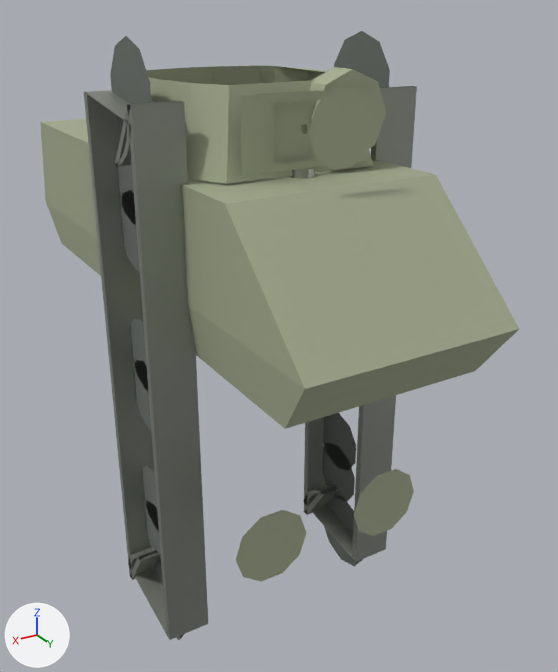
What one commit did to the glTF model assets/art001/m4a3_pilot/m4a3_1k.glb.
Rendered twice from a 50 mm camera at (3.4, 6.63, 3.2) aimed at (-0.45, 0.22, -0.01). Lighting does not change. The marker at lower left points along +X, +Y and +Z. The older version comes first. Where no turn or scale is listed for an object, it has been applied to the vertices. Vertices at exactly the same position are counted once.

Objects in the first picture: 'LOW_barrel_Shell', 'LOW_gun_Tube', 'LOW_hull_Hatches', 'LOW_hull_Shell', 'LOW_tracks', 'LOW_turret_Cupola', 'LOW_turret_Shell', 'LOW_wheels'.
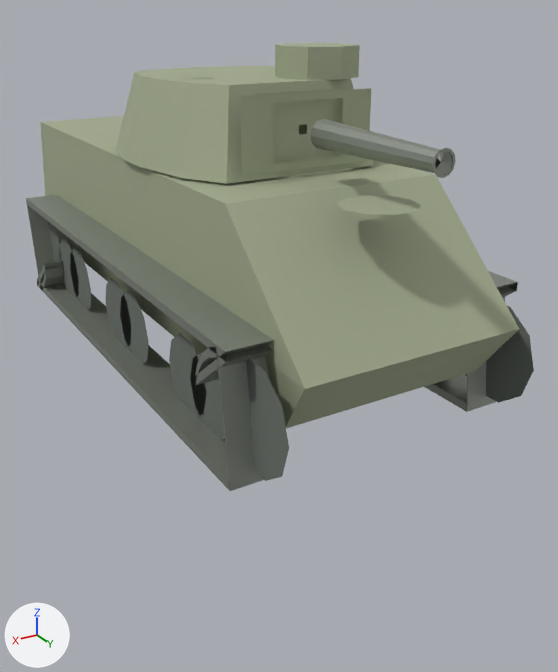
Boxes (x1, y1, x2, y2) around the edits, measured in the pictures (558 x 672 px; the box of a moved part takes in the faces that stretch with it):
'LOW_tracks', reshaped (48% wider, 46% shorter)
    before: (84, 86, 417, 640)
    after: (26, 195, 518, 491)
'LOW_wheels', reshaped (mostly hidden)
    before: (110, 31, 390, 640)
    after: (48, 222, 534, 481)
'LOW_turret_Shell', reshaped
    before: (146, 66, 373, 184)
    after: (116, 66, 373, 184)
'LOW_hull_Hatches', moved, turned
    before: (236, 88, 414, 582)
    after: (87, 145, 422, 215)
'LOW_turret_Cupola', reshaped
    before: (300, 67, 386, 149)
    after: (180, 43, 360, 80)
'LOW_gun_Tube', moved, turned (mostly hidden before)
    before: (288, 167, 315, 179)
    after: (310, 119, 456, 178)
part 5 of me_low_turret_cupola, moved or reshaped
    before: (300, 67, 386, 149)
    after: (275, 43, 360, 80)
part 6 of me_low_turret_cupola, moved or reshaped (not visible before)
    after: (180, 75, 213, 78)

Patch to the scene script:
```diff
--- a/assets/art001/m4a3_pilot/m4a3_1k.glb.py
+++ b/assets/art001/m4a3_pilot/m4a3_1k.glb.py
@@ me_low_hull_hatches @@
-me_low_hull_hatches.from_pydata(...)  # 30 vertices, 24 faces; spans x -0.98..0.98, y 1.88, z -1.5..2.64
+me_low_hull_hatches.from_pydata(...)  # 30 vertices, 24 faces; spans x -0.98..0.98, y -1.5..2.64, z 1.88
+# me_low_hull_hatches part 1: the whole mesh is turned -90 degrees about the x axis through its middle, then moved by (0.0, -1.32, 1.32)
 me_low_hull_hatches.materials.append(mat_art001_olive)
@@ me_low_tracks @@
-me_low_tracks.from_pydata(...)  # 208 vertices, 416 faces; spans x -1.33..1.33, y 0.02..1.12, z -2.52..2.52
+me_low_tracks.from_pydata(...)  # 208 vertices, 416 faces; spans x -1.33..1.33, y -2.52..2.52, z 0.02..1.12
+# me_low_tracks part 2: the whole mesh is multiplied about the mesh origin by the matrix ((1.0, 0.0, 0.0), (0.0, 0.0, 1.0), (0.0, 1.0, 0.0))
 me_low_tracks.materials.append(mat_art001_steel)
@@ me_low_wheels @@
-me_low_wheels.from_pydata(...)  # 196 vertices, 152 faces; spans x -1.12..1.12, y 0.07..1.08, z -2.97..2.97
+me_low_wheels.from_pydata(...)  # 196 vertices, 152 faces; spans x -1.12..1.12, y -2.97..2.97, z 0.07..1.08
+# me_low_wheels part 3: the whole mesh is multiplied about the mesh origin by the matrix ((1.0, 0.0, 0.0), (0.0, 0.0, 1.0), (0.0, 1.0, 0.0))
 me_low_wheels.materials.append(mat_art001_rubber)
@@ me_low_gun_tube @@
-me_low_gun_tube.from_pydata(...)  # 37 vertices, 58 faces; spans x -0.115..0.115, y -0.115..0.115, z -1.66..-0.3
+me_low_gun_tube.from_pydata(...)  # 37 vertices, 58 faces; spans x -0.115..0.115, y 0.3..1.66, z -0.115..0.115
+# me_low_gun_tube part 4: the whole mesh is turned 90 degrees about the x axis through the mesh origin
 me_low_gun_tube.materials.append(mat_art001_steel)
@@ me_low_turret_cupola @@
-me_low_turret_cupola.from_pydata(...)  # 20 vertices, 24 faces; spans x -0.79..0.655, y 0.72..0.97, z -0.066..0.81
-me_low_turret_cupola.vertices[16].co = (0.33, 0.725, -0.066)
-me_low_turret_cupola.vertices[17].co = (0.51, 0.725, -0.066)
-me_low_turret_cupola.vertices[18].co = (0.655, 0.725, 0.04)
-me_low_turret_cupola.vertices[19].co = (0.42, 0.725, 0.21)
+me_low_turret_cupola.from_pydata(...)  # 20 vertices, 24 faces; spans x -0.79..0.655, y -0.066..0.81, z 0.72..0.97
+# me_low_turret_cupola part 5: 16 of 20 vertices moved; they spanned x -0.79..-0.07, y 0.72..0.97, z 0.09..0.81 and now span x -0.79..-0.07, y 0.09..0.81, z 0.72..0.97; mean shift (0.0, -0.395, 0.395); largest move (-0.43, 0.97, 0.09) -> (-0.43, 0.09, 0.97)
+# me_low_turret_cupola part 6
+me_low_turret_cupola.vertices[16].co = (0.33, -0.066, 0.725)  # pixel (208, 75)
+me_low_turret_cupola.vertices[17].co = (0.51, -0.066, 0.725)  # pixel (189, 75)
+me_low_turret_cupola.vertices[18].co = (0.655, 0.04, 0.725)  # pixel (178, 77)
+me_low_turret_cupola.vertices[19].co = (0.42, 0.21, 0.725)  # pixel (213, 77)
 me_low_turret_cupola.materials.append(mat_art001_olive)
@@ me_low_turret_shell @@
-me_low_turret_shell.from_pydata(...)  # 40 vertices, 44 faces; spans x -1.03..1.03, y -1.23..1.0, z 0.02..0.72
+me_low_turret_shell.from_pydata(...)  # 62 vertices, 98 faces; spans x -1.03..1.03, y -1.23..1.0, z 0.02..0.72
+# me_low_turret_shell part 7
+# 44 faces are deleted
+# 22 vertices are added at x -0.93..0.93, y -1.11..1.0, z 0.09..0.72
+# 98 new faces join them
 me_low_turret_shell.materials.append(mat_art001_olive)
```
